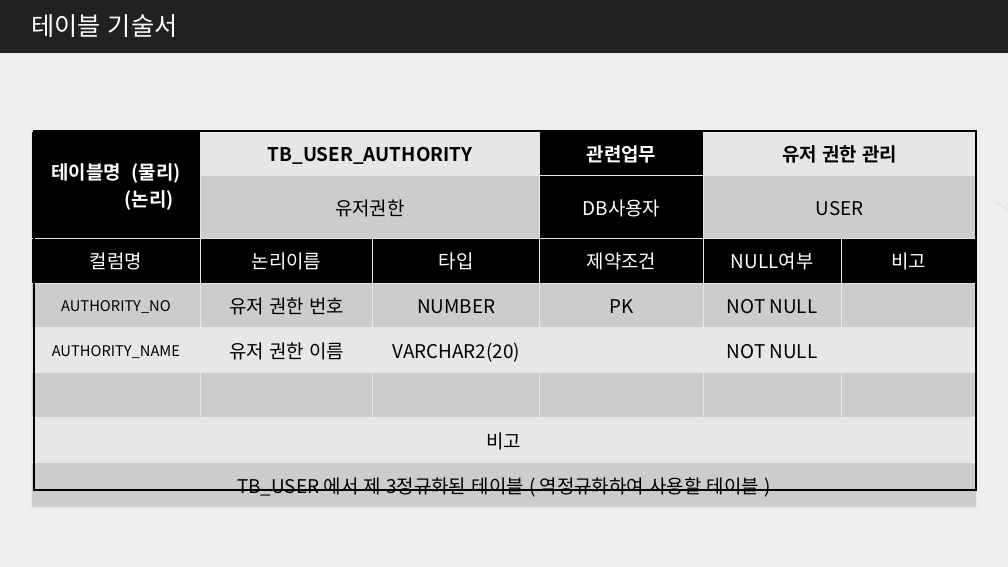
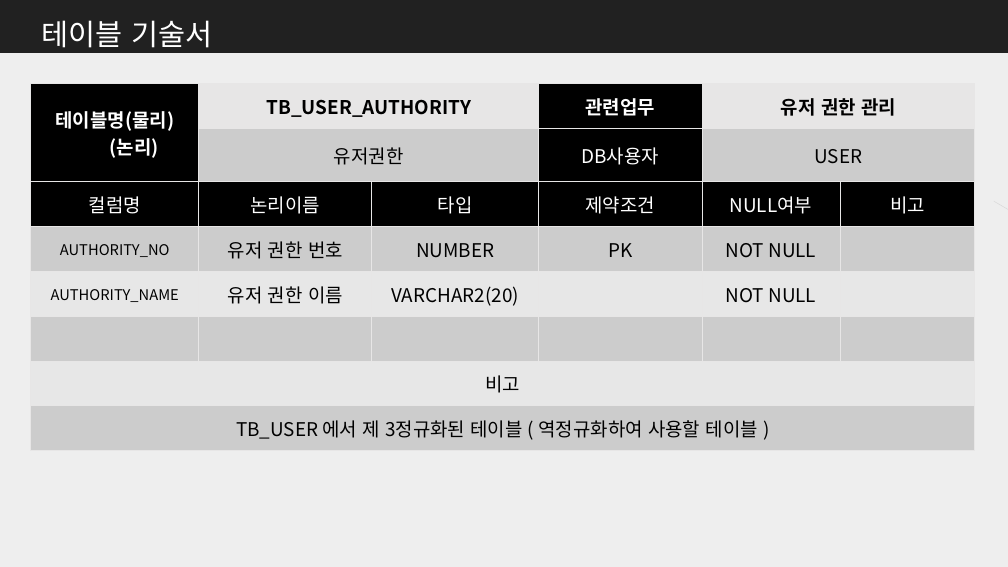
Before and after one commit to me0768/KHFinalProject, a slide deck: slide 14 of 보고서/DataBase설계서_Final_Project.pptx. Drawn at 1008x567 pixels with LibreOffice and Linux fonts; fonts in the diff are those of the drawing. Boxes give left, top, right and bottom in pixels: in the first picture for what was removed or moved away, otherwise in the second. Text is boxed around its words. In the diff, an @@ line names an element or a change of style, - is before the commit and + after.

```diff
--- a/보고서/DataBase설계서_Final_Project.pptx
+++ b/보고서/DataBase설계서_Final_Project.pptx
@@ text "테이블 기술서": place and size @@
-text "테이블 기술서" at (31, 14, 178, 37)
+text "테이블 기술서" at (42, 20, 212, 48)
@@ text "테이블 기술서" at (42, 20, 212, 48): size 24 to 28 pt; line spacing 1 to 1.5 @@
@@ table at (31, 84, 976, 443) @@
-row 1, column 1: 테이블명 (물리) / (논리)
+row 1, column 1: 테이블명(물리) / (논리)
@@ table: place and size @@
-table at (32, 131, 977, 500)
+table at (31, 84, 976, 443)
@@ rectangle removed at (34, 131, 976, 490) @@
```
Also in this commit, not shown: 27 other slides changed, 17 slides removed, 26 other files.
